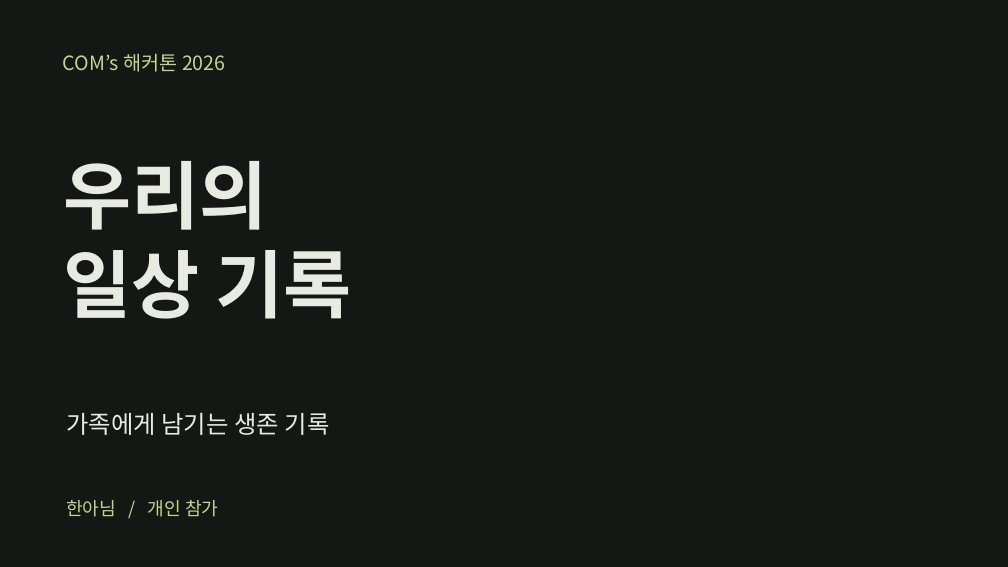
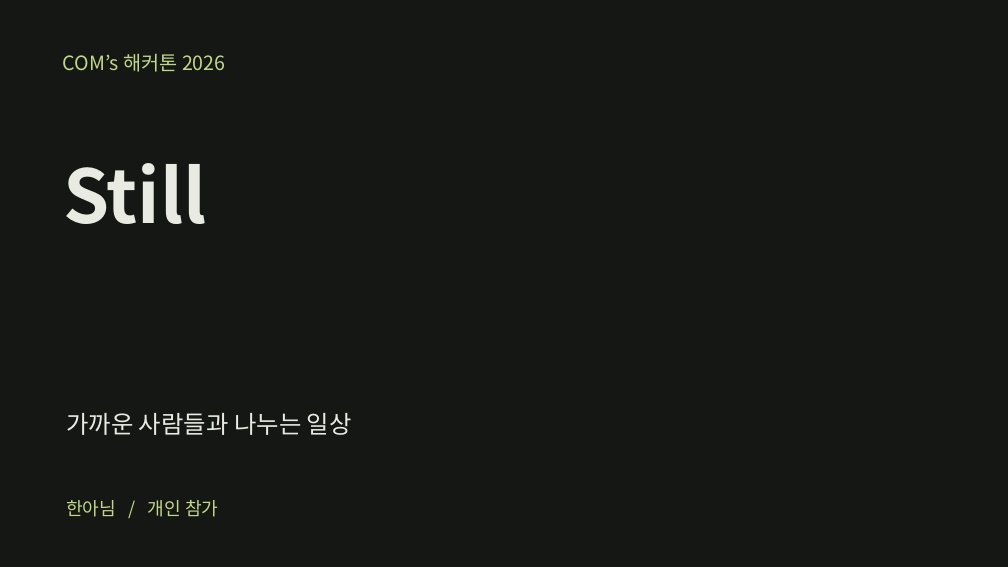
Before and after one commit to JeongHanAh/2026COM-s-Hackathon, a slide deck: slide 1 of submission/01_발표자료.pptx. Drawn at 1008x567 pixels with LibreOffice and Linux fonts; fonts in the diff are those of the drawing. Boxes give left, top, right and bottom in pixels: in the first picture for what was removed or moved away, otherwise in the second. Text is boxed around its words. In the diff, an @@ line names an element or a change of style, - is before the commit and + after.

Commit message:
Rename to Still and introduce delayed hover Easter eggs

```diff
--- a/submission/01_발표자료.pptx
+++ b/submission/01_발표자료.pptx
@@ text at <box>63,163,207,224</box>: text changed @@
-우리의
-일상 기록
+Still
@@ text at <box>66,413,352,435</box>: text changed @@
-가족에게 남기는 생존 기록
+가까운 사람들과 나누는 일상
```
Also in this commit, not shown: 7 other slides changed, 12 other files.
